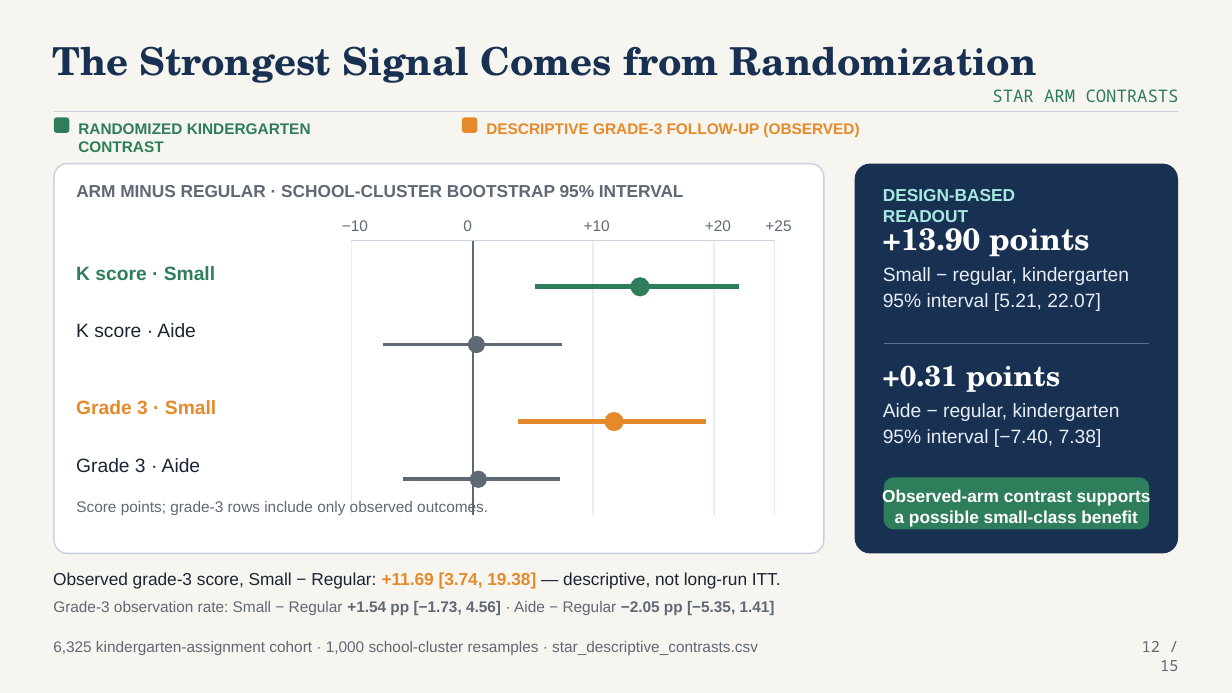
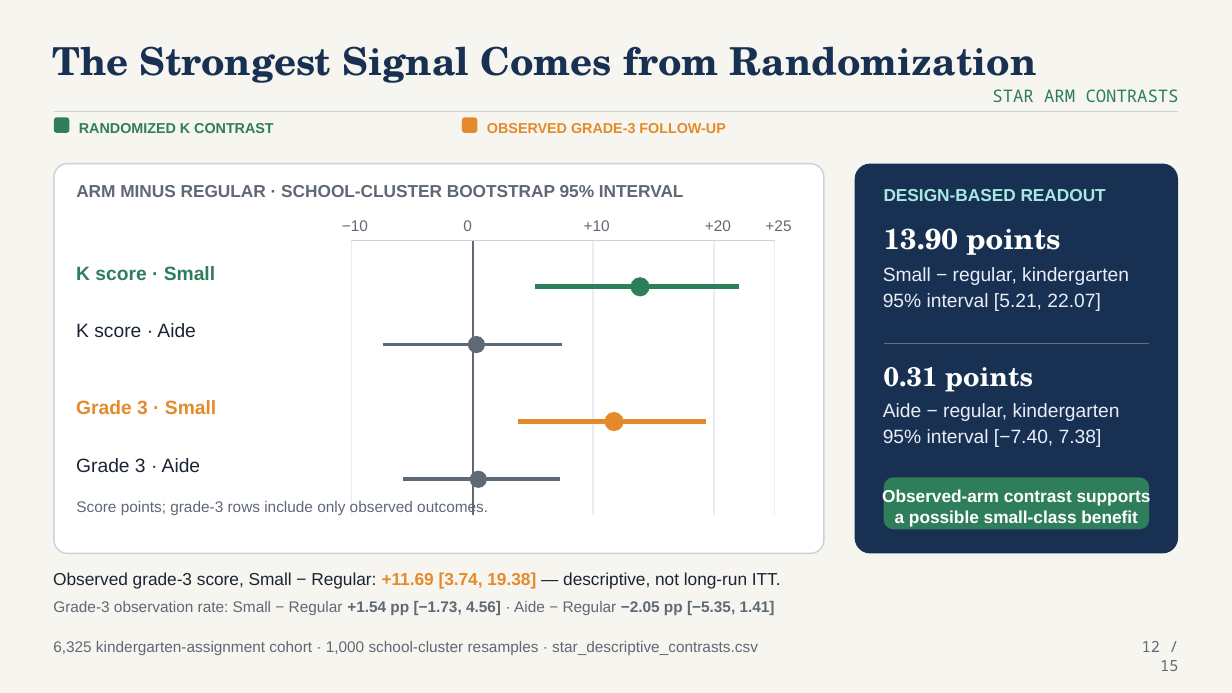
Before and after one commit to ada-yq225/FCI, a slide deck: slide 12 of output/ppt/fci_plus_star_advisor_presentation.pptx. Drawn at 1232x693 pixels with LibreOffice and Linux fonts; fonts in the diff are those of the drawing. Boxes give left, top, right and bottom in pixels: in the first picture for what was removed or moved away, otherwise in the second. Text is boxed around its words. In the diff, an @@ line names an element or a change of style, - is before the commit and + after.

Commit message:
docs: fix report and deck visual layout

```diff
--- a/output/ppt/fci_plus_star_advisor_presentation.pptx
+++ b/output/ppt/fci_plus_star_advisor_presentation.pptx
@@ text at [79, 123, 274, 133]: text changed; size 12 to 11.2 pt @@
-RANDOMIZED KINDERGARTEN CONTRAST
+RANDOMIZED K CONTRAST
@@ text at [487, 123, 725, 133]: text changed; size 12 to 11.2 pt @@
-DESCRIPTIVE GRADE-3 FOLLOW-UP (OBSERVED)
+OBSERVED GRADE-3 FOLLOW-UP
@@ text "DESIGN-BASED READOUT" rewrapped from [883, 189, 1015, 222] to [884, 189, 1106, 201] @@
@@ text at [884, 228, 1060, 255]: text changed; size 24 to 22.5 pt @@
-+13.90 points
+13.90 points
@@ text at [884, 367, 1033, 392]: text changed; size 22.5 to 21 pt @@
-+0.31 points
+0.31 points
```
Also in this commit, not shown: 13 other slides changed, 31 other files.
